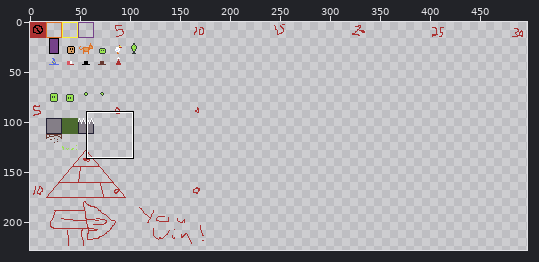
Two states of a sprite sheet, src-deploy/public/ludumDare40/images/ase-512-16.png. Above: a wide view before the commit, with the close-up outlined.
Close-up. First the earlier version:
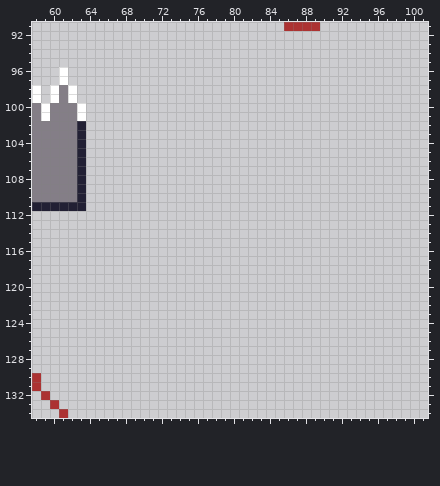
The file is 512x512 pixels. Shown: x 58..101, y 91..134. The wide view leaves out empty margins.
After the commit:
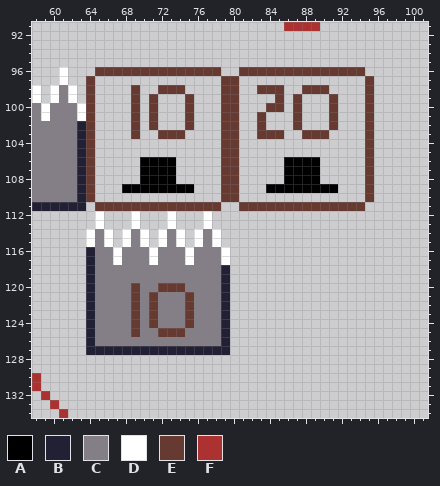
Palette (. is transparent): A #000000  B #222034  C #847e87  D #ffffff  E #663931  F #ac3232
Change:
@@ x 58..101 @@
  95 ............................................
- 96 ...D........................................
- 97 ...D........................................
- 98 D.DCD.......................................
- 99 D.DCD.......................................
-100 CDCCCD......................................
-101 CDCCCD......................................
-102 CCCCCB......................................
-103 CCCCCB......................................
-104 CCCCCB......................................
-105 CCCCCB......................................
-106 CCCCCB......................................
-107 CCCCCB......................................
-108 CCCCCB......................................
-109 CCCCCB......................................
-110 CCCCCB......................................
-111 BBBBBB......................................
-112 ............................................
-113 ............................................
-114 ............................................
-115 ............................................
-116 ............................................
-117 ............................................
-118 ............................................
-119 ............................................
-120 ............................................
-121 ............................................
-122 ............................................
-123 ............................................
-124 ............................................
-125 ............................................
-126 ............................................
-127 ............................................
+ 96 ...D...EEEEEEEEEEEEEE..EEEEEEEEEEEEEE.......
+ 97 ...D..E..............EE..............E......
+ 98 D.DCD.E....E..EEE....EE..EEE..EEE....E......
+ 99 D.DCD.E....E.E...E...EE....E.E...E...E......
+100 CDCCCDE....E.E...E...EE...EE.E...E...E......
+101 CDCCCDE....E.E...E...EE..E...E...E...E......
+102 CCCCCBE....E.E...E...EE..E...E...E...E......
+103 CCCCCBE....E..EEE....EE..EEE..EEE....E......
+104 CCCCCBE..............EE..............E......
+105 CCCCCBE..............EE..............E......
+106 CCCCCBE.....AAAA.....EE.....AAAA.....E......
+107 CCCCCBE.....AAAA.....EE.....AAAA.....E......
+108 CCCCCBE.....AAAA.....EE.....AAAA.....E......
+109 CCCCCBE...AAAAAAAA...EE...AAAAAAAA...E......
+110 CCCCCBE..............EE..............E......
+111 BBBBBB.EEEEEEEEEEEEEE..EEEEEEEEEEEEEE.......
+112 .......D...D...D...D........................
+113 .......D...D...D...D........................
+114 ......DCD.DCD.DCD.DCD.......................
+115 ......DCD.DCD.DCD.DCD.......................
+116 ......BCCDCCCDCCCDCCCD......................
+117 ......BCCDCCCDCCCDCCCD......................
+118 ......BCCCCCCCCCCCCCCB......................
+119 ......BCCCCCCCCCCCCCCB......................
+120 ......BCCCCECCEEECCCCB......................
+121 ......BCCCCECECCCECCCB......................
+122 ......BCCCCECECCCECCCB......................
+123 ......BCCCCECECCCECCCB......................
+124 ......BCCCCECECCCECCCB......................
+125 ......BCCCCECCEEECCCCB......................
+126 ......BCCCCCCCCCCCCCCB......................
+127 ......BBBBBBBBBBBBBBBB......................
 128 ............................................
Changed places in both close-ups, as pixel boxes (x1, y1, x2, y2):
added: (86, 67, 374, 355)
